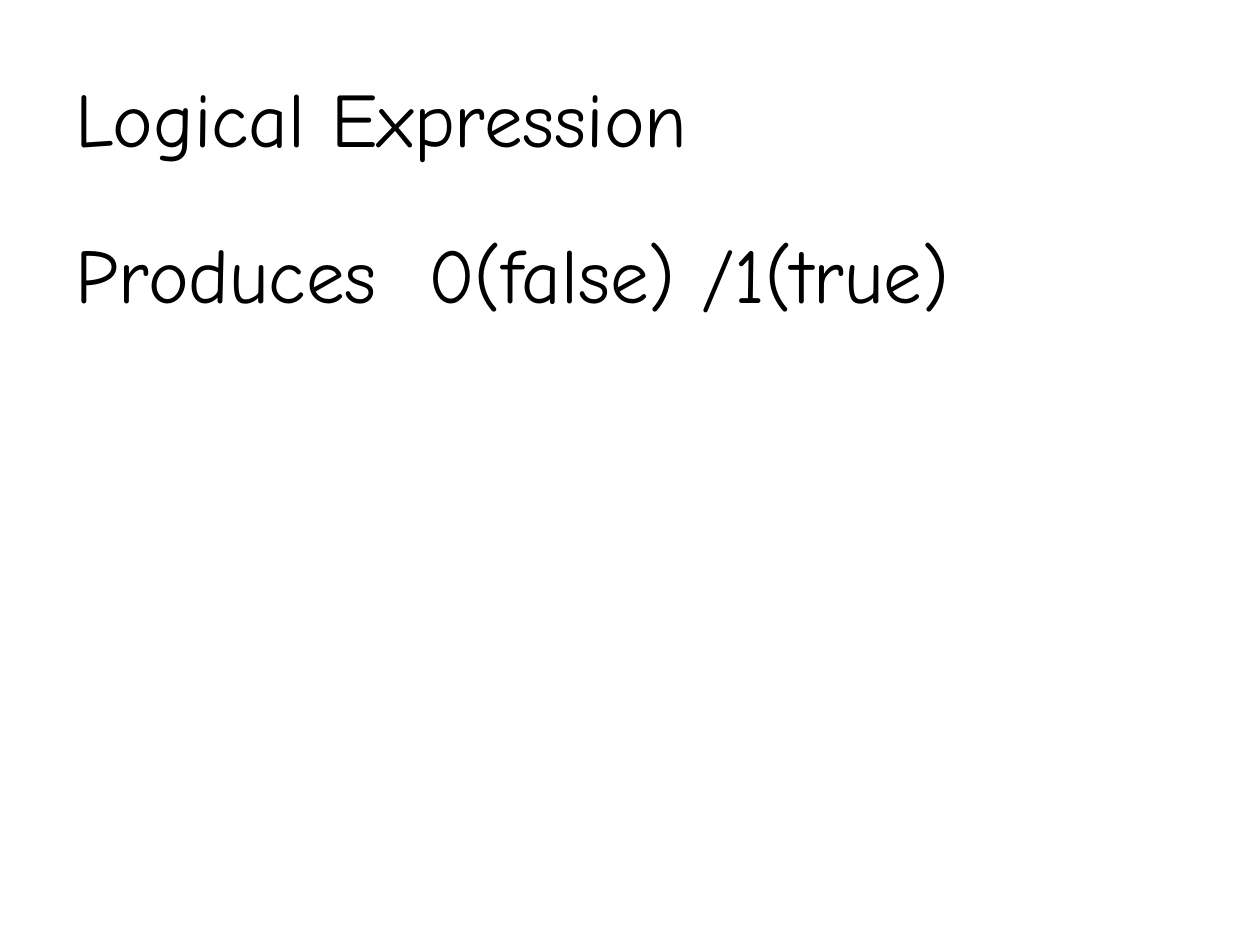
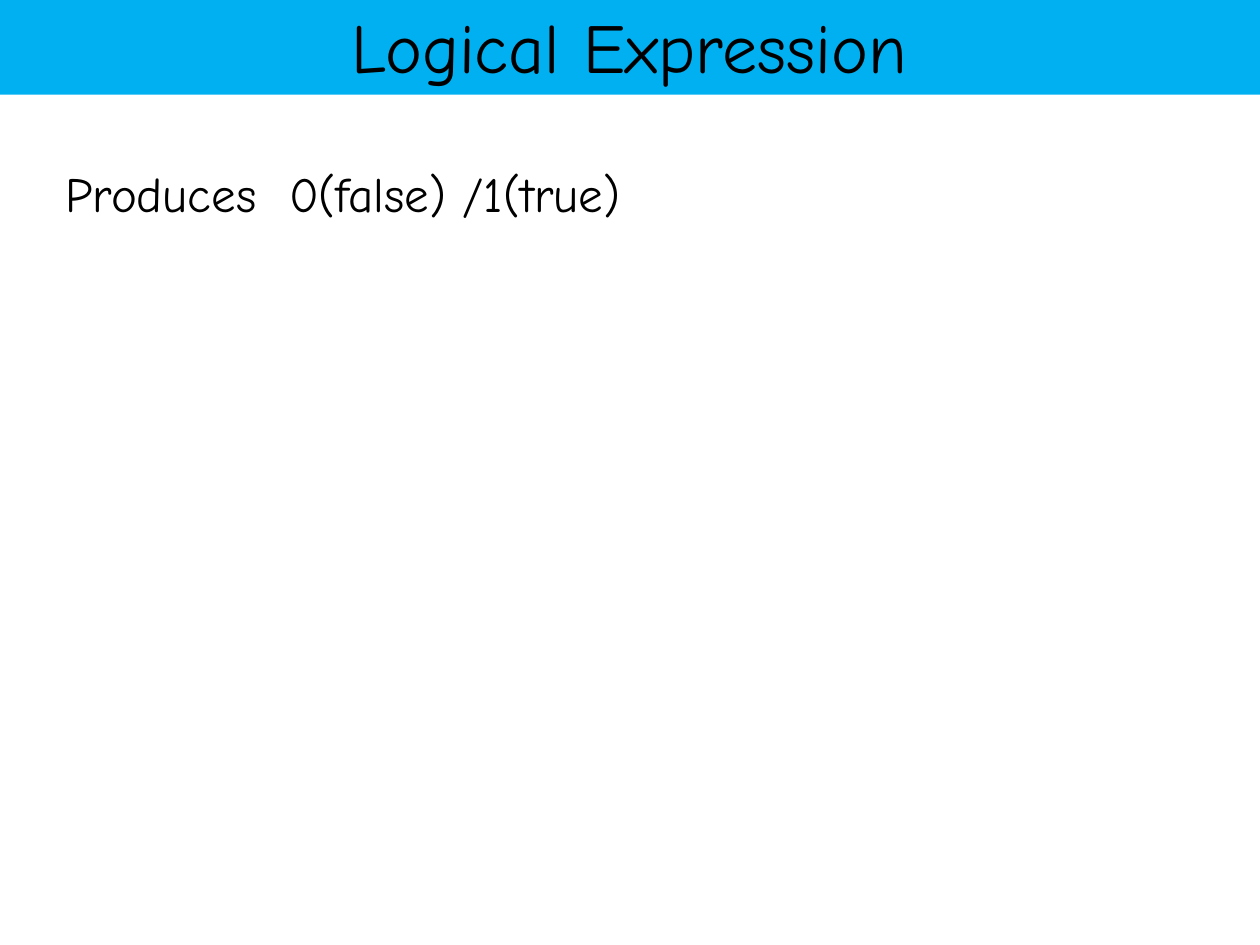
Before and after one commit to YeasirRayhanPrince/yeasirrayhanprince.github.io, a slide deck: slide 12 of cse103/materials/Slide3.pptx (slide 10 before the commit). Drawn at 1260x945 pixels with LibreOffice and Linux fonts; fonts in the diff are those of the drawing. Boxes give left, top, right and bottom in pixels: in the first picture for what was removed or moved away, otherwise in the second. Text is boxed around its words. In the diff, an @@ line names an element or a change of style, - is before the commit and + after.

```diff
--- a/cse103/materials/Slide3.pptx
+++ b/cse103/materials/Slide3.pptx
@@ rectangle "Logical Expression": place and size @@
-rectangle "Logical Expression" at [76,94,687,163]
+rectangle "Logical Expression" at [0,0,1260,94]
@@ rectangle "Logical Expression" at [0,0,1260,94]: size 44 to 40 pt; alignment left to centre; fill none to #00B0F0 @@
@@ text "Produces 0(false) /1(true)": place and size @@
-text "Produces 0(false) /1(true)" at [76,242,949,313]
+text "Produces 0(false) /1(true)" at [65,173,621,218]
@@ text "Produces 0(false) /1(true)" at [65,173,621,218]: size 44 to 28 pt; less space between paragraphs @@
```
Also in this commit, not shown: 6 other slides changed, 19 slides added, 7 slides removed, 4 other files.
